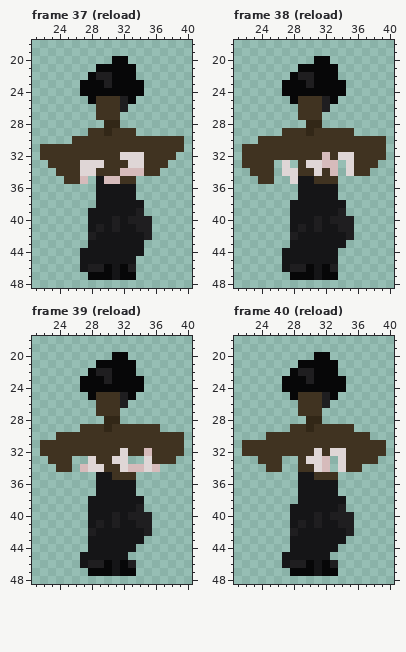
Edited in one commit: pixel-art file (Assets/Resources/Sprites/player.aseprite). Above: the version before the commit.
64x64 pixels, 41 frames. Colours within 5 levels of each other are drawn and written as one. Shown: frame 37 (reload): x 21..40, y 18..48; frame 38 (reload): x 21..40, y 18..48; frame 39 (reload): x 21..40, y 18..48; frame 40 (reload): x 21..40, y 18..48. The commit also changed other frames, which this record leaves out.
And afterwards:
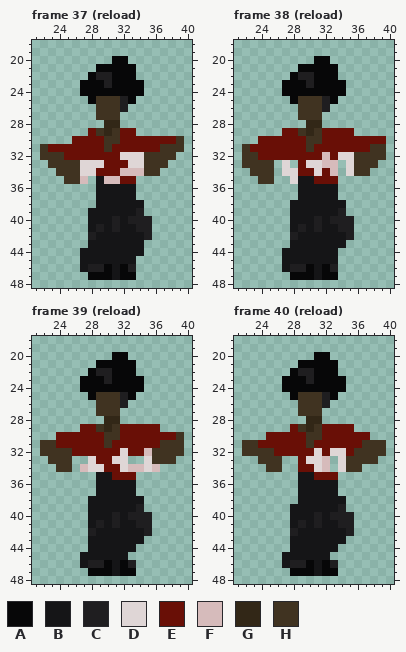
Palette (. is transparent): A #070708  B #151517  C #1f1e20  D #dfd6d6  E #690f06  F #d6bbbb  G #322717  H #403321
Diff:
Frame 37 (reload), layer "Layer 1":
y 29: x 28 H -> E; x 32..33 HH -> EE
y 30: x 26..29 HHHH -> EEEE; x 32..38 HHHHHHH -> EEEEEEE
y 31: x 23..29 HHHHHHH -> EEEEEEE; x 31..36 HHHHHH -> EEEEEE
y 32: x 25..31 HHHHHHH -> EEEEEEE
y 33: x 30..32 HHH -> EEE
y 34: x 29..31 HHH -> EEE
y 35: x 32..33 HH -> EE
Frame 38 (reload), layer "Layer 1":
y 29: x 27..28 HH -> EE; x 32..35 HHHH -> EEEE
y 30: x 24..29 HHHHHH -> EEEEEE; x 32..39 HHHHHHHH -> EEEEEEEE
y 31: x 23..29 HHHHHHH -> EEEEEEE; x 31..37 HHHHHHH -> EEEEEEE
y 32: x 24..31 HHHHHHHH -> EEEEEEEE; x 33 H -> E
y 33: x 29 H -> E
y 34: x 29..30 HH -> EE; x 32 H -> E
y 35: x 31..33 HHH -> EEE
Frame 39 (reload), layer "Layer 1":
y 29: x 27..28 HH -> EE; x 32..36 HHHHH -> EEEEE
y 30: x 24..29 HHHHHH -> EEEEEE; x 32..38 HHHHHHH -> EEEEEEE
y 31: x 24..29 HHHHHH -> EEEEEE; x 31..36 HHHHHH -> EEEEEE
y 32: x 26..31 HHHHHH -> EEEEEE; x 33..34 HH -> EE
y 33: x 29..30 HH -> EE
y 34: x 30..31 HH -> EE
y 35: x 31..33 HHH -> EEE
Frame 40 (reload), layer "Layer 1":
y 29: x 28 H -> E; x 32..35 HHHH -> EEEE
y 30: x 25..29 HHHHH -> EEEEE; x 32..37 HHHHHH -> EEEEEE
y 31: x 24..29 HHHHHH -> EEEEEE; x 31..36 HHHHHH -> EEEEEE
y 32: x 26..30 HHHHH -> EEEEE; x 32 H -> E; x 35 H -> E
y 33: x 29 H -> E
y 34: x 29..30 HH -> EE
y 35: x 31..33 HHH -> EEE
Where, in picture pixels (left, top, right, bottom), the same in both pictures:
changed: (48, 128, 176, 184)
changed: (250, 128, 386, 184)
changed: (56, 424, 176, 480)
changed: (258, 424, 370, 480)
